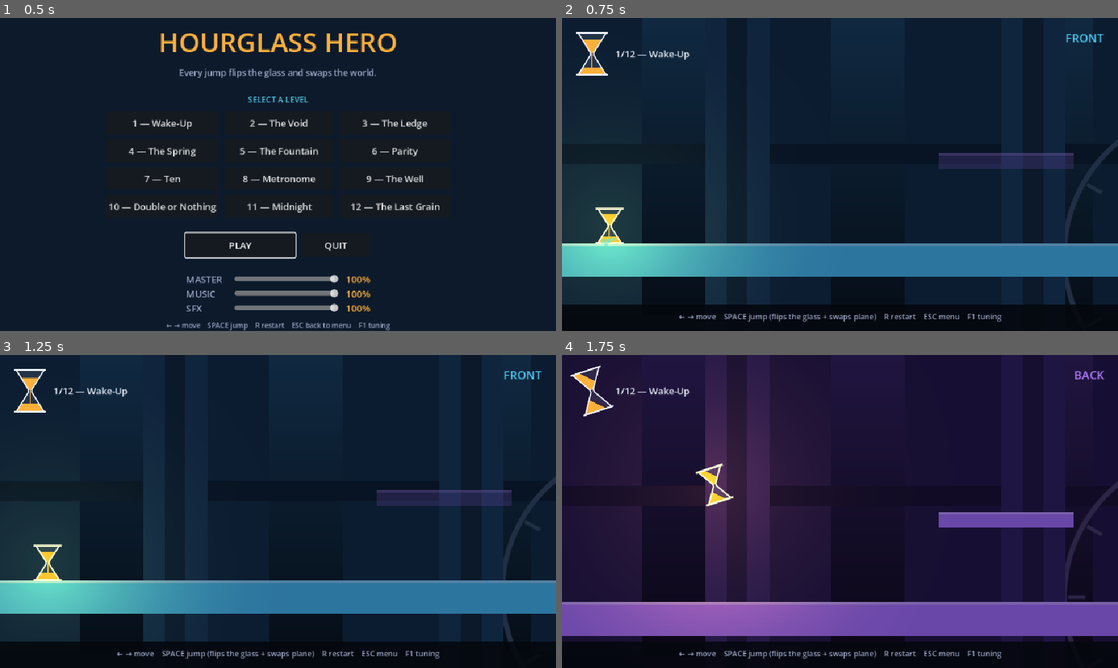
Above: before the commit, frames 1-4 (two rows, left to right).
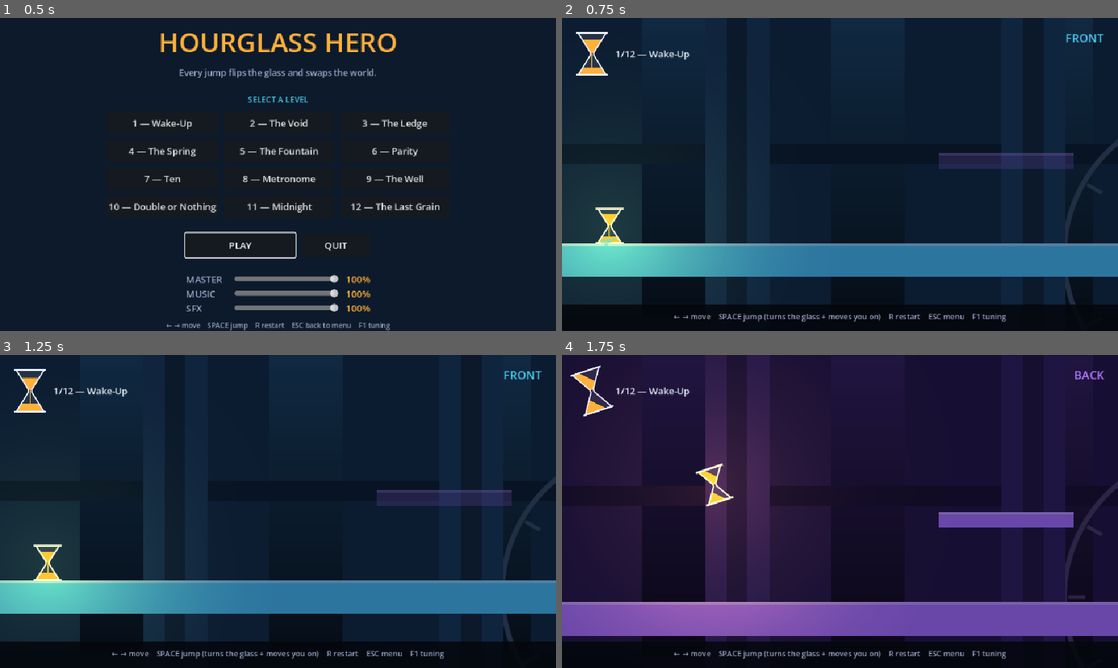
Above: after the commit, the same moments.

Repository: Athryell/GMTK-Game-Jam-2026
Game: Godot game, scene res://scenes/ui/main_menu.tscn
The game is run twice, just before and just after one commit, with the same random seed, the same clock (stepped at 60 frames per second) and the same inputs.
Inputs:
- Up to frame 1 (0.5 s): no input
- Up to frame 2 (0.75 s): click "1 — Wake-Up" at 0.5 s
- Up to frame 3 (1.25 s): no input
- Up to frame 4 (1.75 s): tap Enter at 1.25 s; hold Right (move_right) from 1.28 s (still down); hold Space (jump) from 1.28 s (still down)

Frame 1 is identical in both runs. In frame 2, 0.6% of the frame differs, in the area x 20-80%, y 94-98%; in frame 3, 0.6%; in frame 4, 0.6%.

Commit message:
feat(hourglass-hero): the sand becomes a reservoir, and a level picks its glass
Game.sand stops being state and becomes a derived read over the draining
chambers; the chambers are the state. A turn is rotate_glass(dir), which moves
every chamber's sand one slot along — at two chambers that is arithmetically
the shipped max - sand flip, which the suite now pins to the bit. Draining
moves sand into whatever sits below rather than deleting it, so a four-chamber
glass can kill you with half its sand still in it, sealed in a side chamber.

Level gains a chambers export, main.gd arms the glass from it, and the motion
turns TAU/N per jump instead of a fixed half turn. The player passes the input
held at the moment of the press rather than velocity.x — pinned against a wall
the velocity reads zero, which would take the choice of chamber away exactly
when it matters. The HUD numbers the planes past two.

Co-Authored-By: Claude <noreply@anthropic.com>

Diff:
--- a/hourglass_hero_godot/scripts/autoload/game.gd
+++ b/hourglass_hero_godot/scripts/autoload/game.gd
@@ -29,7 +29,26 @@
 ## is on, so switching the gate off works immediately.
 var levels_reached := 0
 
-var sand: float = 0.0
+## How much sand sits in each chamber, indexed by SLOT — by fixed position on
+## screen, not by which chamber it happens to be. Slot 0 is always the top one.
+var chambers := PackedFloat32Array([0.0, 0.0])
+## How many chambers this level's glass has, which is also how many planes it
+## has. Two is the hourglass the game opens with.
+var chamber_count := 2
+
+## The sand you can still spend: everything sitting in a chamber that drains.
+##
+## Derived rather than stored, which is what let the whole multi-chamber glass
+## arrive without the HUD, the light, the tremble or `danger()` changing a line.
+## At three and four chambers there is exactly one draining chamber, so this is
+## simply the top one.
+var sand: float:
+	get:
+		var total := 0.0
+		for i in ChamberLayout.uppers(chamber_count):
+			total += chambers[i]
+		return total
+
 var plane: Planes.Kind = Planes.Kind.P0
 var status: Status = Status.PLAY
 
@@ -60,10 +79,11 @@
 		pad_flash = maxf(0.0, pad_flash - delta)
 	if status != Status.PLAY:
 		return
-	# Sand drains continuously; empty means dead.
-	sand -= delta * Tuning.cfg.sand_drain_rate
+	# Sand drains continuously. Death is the DRAINING chambers running dry, not
+	# the glass: at four chambers you can die with half the sand still in it,
+	# sealed away in a side chamber you did not turn towards.
+	drain(delta * Tuning.cfg.sand_drain_rate)
 	if sand <= 0.0:
-		sand = 0.0
 		set_status(Status.DEAD)
 
 
@@ -118,7 +138,10 @@
 func start_level(index: int) -> void:
 	level_index = clampi(index, 0, level_scenes.size() - 1)
 	levels_reached = maxi(levels_reached, level_index)
-	sand = Tuning.cfg.sand_start
+	# Two chambers until the level says otherwise. `main.gd` re-arms the glass
+	# once the scene exists and can be asked; this is what a level that never
+	# does gets.
+	arm_glass(2, Tuning.cfg.sand_start)
 	flip_anim = 0.0
 	pad_flash = 0.0
 	# Off until the level says otherwise, so a level that grants it cannot leak
@@ -163,32 +186,114 @@
 
 # ----- The hourglass ---------------------------------------------------------
 
-## Flipping the hourglass: the sand that already drained (`max - sand`) becomes
-## the sand you have left. Waiting long (sand near 0) gives back nearly
-## everything; flipping early gives back nearly nothing. That is the whole
-## timing game.
-func flip_sand() -> float:
-	var cfg := Tuning.cfg
-	return clampf(cfg.sand_max - sand + cfg.sand_flip_base, 0.0, cfg.sand_max)
-
-
-## A jump: swaps the plane AND flips the hourglass.
+## The glass a level is played on: `count` chambers, `top` sand in the one on
+## top, and the rest of the glass split evenly among the others.
+##
+## The split needs no tuning. `sand_start` is half of `sand_max`, and the glass
+## holds `sand_max * count / 2`, so the remainder divides into exactly
+## `sand_start` per chamber whatever the count. A chamber at rest reads half
+## full, and the runway before the first turn is compulsory is the same on every
+## glass in the game.
+func arm_glass(count: int, top: float) -> void:
+	chamber_count = clampi(count, 2, Planes.COUNT)
+	chambers = PackedFloat32Array()
+	chambers.resize(chamber_count)
+	chambers[0] = clampf(top, 0.0, capacity())
+	var rest := (capacity() * chamber_count / 2.0 - chambers[0]) / float(chamber_count - 1)
+	for i in range(1, chamber_count):
+		chambers[i] = maxf(rest, 0.0)
+
+
+## One chamber's capacity. `sand_max` has always meant this — at two chambers all
+## of it fits into a single bulb, which is why the shipped flip could clamp to it.
+func capacity() -> float:
+	return Tuning.cfg.sand_max
+
+
+## Moves `amount` of sand out of the draining chambers and into whatever sits
+## below them. Never destroys a grain: what a chamber loses, its targets gain.
+##
+## The rate is the glass's, not a chamber's — two chambers draining at once each
+## run at half speed, so the clock does not care how the sand is arranged.
+func drain(amount: float) -> void:
+	var live: Array[int] = []
+	for i in ChamberLayout.uppers(chamber_count):
+		if chambers[i] > 0.0:
+			live.append(i)
+	if live.is_empty():
+		return
+	var each := amount / float(live.size())
+	for i in live:
+		var moved := minf(each, chambers[i])
+		chambers[i] -= moved
+		var targets := ChamberLayout.targets(chamber_count, i)
+		if targets.is_empty():
+			continue
+		var share := moved / float(targets.size())
+		for t in targets:
+			chambers[t] += share
+
+
+## One step of the glass. `dir` is +1 clockwise on screen and -1 the other way;
+## every chamber keeps its sand and moves to the next slot.
+##
+## At two chambers this IS the flip that shipped: the lower chamber always holds
+## `sand_max - top`, so the new top is `sand_max - old_top + sand_flip_base`,
+## character for character.
+func rotate_glass(dir: int) -> void:
+	var moved := PackedFloat32Array()
+	moved.resize(chamber_count)
+	for i in chamber_count:
+		moved[posmod(i + dir, chamber_count)] = chambers[i]
+	chambers = moved
+	_pay_flip_bonus()
+
+
+## The tuning panel's flip bonus, kept meaning what it means at any chamber
+## count: it tops the draining chambers up, and the glass takes the cost back out
+## of the fullest chamber that does not drain, so the total never moves.
+##
+## It is 0 in the shipped config and this whole function is inert. It is here so
+## that dragging the slider still does something sane rather than quietly
+## inventing sand.
+func _pay_flip_bonus() -> void:
+	var bonus := Tuning.cfg.sand_flip_base
+	if is_zero_approx(bonus):
+		return
+	for i in ChamberLayout.uppers(chamber_count):
+		var room := capacity() - chambers[i]
+		var added := clampf(bonus, 0.0, room)
+		chambers[i] += added
+		var payer := -1
+		for j in chamber_count:
+			if j != i and (payer < 0 or chambers[j] > chambers[payer]):
+				payer = j
+		if payer >= 0:
+			var paid := minf(added, chambers[payer])
+			chambers[payer] -= paid
+			chambers[i] -= added - paid
+
+
+## A jump: turns the glass AND moves you to the next plane.
 func jump_flip(travel_dir: float) -> void:
-	sand = flip_sand()
-	# Tumble rolls the way you travel — moving right spins clockwise, like a
-	# wheel. Keep the last direction on a straight-up jump. This has to settle
-	# before the plane moves, because `step` turns the way the glass turns.
+	# The turn rolls the way you travel — moving right spins clockwise, like a
+	# wheel. Keep the last direction on a straight-up jump.
 	if not is_zero_approx(travel_dir):
 		flip_dir = signf(travel_dir)
-	set_plane(Planes.step(plane, int(flip_dir), 2))
+	rotate_glass(int(flip_dir))
+	set_plane(Planes.step(plane, int(flip_dir), chamber_count))
 	flip_anim = Tuning.cfg.flip_duration
 	flipped.emit(false)
 
 
-## A flip-pad: flips the hourglass with NO jump and NO plane change. It is the
-## only way to refuel while staying in one plane.
+## A flip-pad: turns the glass with NO jump and NO plane change. It is the only
+## way to refuel while staying where you are.
+##
+## The plane staying put while the glass turns only reads right on a two-chamber
+## glass, where the pad simply swaps the two bulbs. No three- or four-chamber
+## level places one, and doing so is out of scope.
 func pad_flip() -> void:
-	sand = flip_sand()
+	rotate_glass(1)
 	pad_flash = Tuning.cfg.pad_flash_duration
 	flipped.emit(true)
 
--- a/hourglass_hero_godot/scripts/entities/player.gd
+++ b/hourglass_hero_godot/scripts/entities/player.gd
@@ -149,12 +149,19 @@
 		Game.kill()
 
 
+## The signature move: height, a turn of the glass, and a plane change, all off
+## one press.
+##
+## The turn follows the input HELD right now rather than `velocity.x`. They agree
+## in open ground, and they disagree in exactly the place it matters: pinned
+## against a wall your velocity is zero, and reading it would take the choice of
+## chamber away from you at the moment you most want it.
 func _jump() -> void:
 	_buffer = 0.0
 	_coyote = 0.0
 	_jumping = true
 	velocity.y = -Tuning.cfg.jump_velocity
-	Game.jump_flip(velocity.x)
+	Game.jump_flip(Input.get_axis("move_left", "move_right"))
 	Audio.sfx("jump", 0.0, 0.04)
 
 
--- a/hourglass_hero_godot/scripts/hourglass_motion.gd
+++ b/hourglass_hero_godot/scripts/hourglass_motion.gd
@@ -50,15 +50,16 @@
 		return
 	stream_phase += delta * STREAM_SPEED
 
-	# A flip is a half-turn over the animation's duration. The glass being
-	# symmetrical, it lands visually upright and the spin is constant, so it is
-	# read straight off the config rather than differenced frame to frame —
+	# A turn is one chamber over the animation's duration. The glass being
+	# regular, it lands visually upright and the spin is constant, so it is read
+	# straight off the config rather than differenced frame to frame —
 	# differencing would spike on the reset back to 0.
 	var cfg := Tuning.cfg
 	var spin := 0.0
 	if Game.flip_anim > 0.0 and cfg.flip_duration > 0.0:
-		tilt = Game.flip_dir * PI * (1.0 - Game.flip_anim / cfg.flip_duration)
-		spin = Game.flip_dir * PI / cfg.flip_duration
+		var turn := TAU / float(Game.chamber_count)
+		tilt = Game.flip_dir * turn * (1.0 - Game.flip_anim / cfg.flip_duration)
+		spin = Game.flip_dir * turn / cfg.flip_duration
 	else:
 		tilt = 0.0
 
@@ -84,14 +85,17 @@
 ## size of the array is the chamber count, so this one value tells the shape both
 ## how many chambers to draw and how much is in each.
 func chambers() -> PackedFloat32Array:
-	# Two for now; Task 6 gives Game an N-chamber reservoir.
-	var frac := clampf(Game.sand / Tuning.cfg.sand_max, 0.0, 1.0)
-	if Game.flip_anim > 0.0:
-		# Mid-tumble the neck gates the sand and each chamber keeps what it held.
-		# `Game.sand` jumped to the post-flip figure the instant the jump began,
-		# and a flip is exactly `max - sand`, so the pre-flip split is its mirror.
-		# Holding it fixed is what makes the tumble land seamlessly: at a half
-		# turn the two chambers have swapped places on screen, which is precisely
-		# when the roles below take over.
-		return PackedFloat32Array([1.0 - frac, frac])
-	return PackedFloat32Array([frac, 1.0 - frac])
+	var count := Game.chamber_count
+	var cap := maxf(Tuning.cfg.sand_max, 1.0)
+	# Mid-turn the neck gates the sand and every chamber keeps what it held.
+	# `Game.chambers` moved to the post-turn arrangement the instant the jump
+	# began, so drawing it one step BACK — inside a glass that has not finished
+	# turning — puts each chamber's sand where the chamber still is. At the end
+	# of the animation the glass snaps upright and the two agree exactly, which
+	# is what makes the landing seamless.
+	var back := -int(Game.flip_dir) if Game.flip_anim > 0.0 else 0
+	var out := PackedFloat32Array()
+	out.resize(count)
+	for i in count:
+		out[i] = clampf(Game.chambers[posmod(i + back, count)] / cap, 0.0, 1.0)
+	return out
--- a/hourglass_hero_godot/scripts/level.gd
+++ b/hourglass_hero_godot/scripts/level.gd
@@ -20,14 +20,25 @@
 @export var world_size := Vector2(960.0, 540.0): set = _set_world_size
 
 @export_group("Rules")
+## How many chambers this level's glass has — which is also how many planes the
+## level has, and how far a jump turns you: a third of a turn at three, a quarter
+## at four.
+##
+## Two is the hourglass the game is built on and what every level shipped with.
+## Raising it does not make the level faster: a chamber still opens half full
+## against the same drain, so the runway before your first jump is the same. It
+## makes the level WIDER — more places to be, and more places for sand to be
+## stranded in.
+@export_range(2, 4) var chambers := 2
 ## Sand the level starts you with, in ms. At 0 it takes `sand_start` from the
 ## tuning panel. Set it low and the level is played from the edge of death —
 ## which is the whole subject of "The Last Grain".
 @export_range(0.0, 20000.0, 100.0) var sand_start_override := 0.0
 ## Grants one extra jump in mid-air, for this level only.
 ##
-## Two flips return you to your starting plane AND, since `flip_sand()` is
-## `max - sand`, to your starting sand exactly. So a double jump is pure height
+## On a two-chamber glass, two turns return you to your starting plane AND —
+## since a turn just swaps the bulbs — to your starting sand exactly. So a
+## double jump is pure height
 ## — free while you are full, ruinous while you are empty, the exact mirror of
 ## the single jump. That asymmetry needs no tuning; it falls out of the formula.
 ##
--- a/hourglass_hero_godot/scripts/main.gd
+++ b/hourglass_hero_godot/scripts/main.gd
@@ -96,8 +96,9 @@
 ## read them from.
 func _apply_level_rules() -> void:
 	Game.double_jump = _level.double_jump
-	if _level.sand_start_override > 0.0:
-		Game.sand = minf(_level.sand_start_override, Tuning.cfg.sand_max)
+	var top := _level.sand_start_override if _level.sand_start_override > 0.0 \
+		else Tuning.cfg.sand_start
+	Game.arm_glass(_level.chambers, top)
 
 
 ## How dark the world sits before the lights are added. Tinted slightly blue
--- a/hourglass_hero_godot/scripts/ui/hud.gd
+++ b/hourglass_hero_godot/scripts/ui/hud.gd
@@ -6,6 +6,10 @@
 @export var gauge_centre := Vector2(52.0, 62.0)
 ## Drawn size of the gauge hourglass. It is the player's own glass, scaled up.
 @export var gauge_size := Vector2(48.0, 72.0)
+
+## What the two planes are called on a two-chamber level. Past two there is no
+## front and no back — the planes are a ring, so they are numbered instead.
+const PLANE_NAMES := ["FRONT", "BACK"]
 
 @onready var _level_label: Label = $LevelLabel
 @onready var _plane_label: Label = $PlaneLabel
@@ -49,8 +53,9 @@
 
 
 func _on_plane_changed(plane: Planes.Kind) -> void:
-	var front := plane == Planes.Kind.P0
-	_plane_label.text = "FRONT" if front else "BACK"
+	var index := clampi(int(plane), 0, Planes.COUNT - 1)
+	_plane_label.text = PLANE_NAMES[index] if Game.chamber_count == 2 \
+		else "PLANE %d/%d" % [index + 1, Game.chamber_count]
 	_plane_label.modulate = Palette.solid(plane, plane)
 
 
@@ -58,7 +63,7 @@
 	match status:
 		Game.Status.PLAY:
 			_overlay.text = ""
-			_hint.text = "← → move    SPACE jump (flips the glass + swaps plane)    R restart    ESC menu    F1 tuning"
+			_hint.text = "← → move    SPACE jump (turns the glass + moves you on)    R restart    ESC menu    F1 tuning"
 		# Nothing for either. Both of these move on by themselves within a second,
 		# and the game has already said which one happened — the glass shatters,
 		# or the door takes you. A banner over the top of that is a word for
--- a/hourglass_hero_godot/tests/sand_test.gd
+++ b/hourglass_hero_godot/tests/sand_test.gd
@@ -94,34 +94,116 @@
 	_check("the tumble lands with no jump in the sand", drift < 0.01,
 		"sand moves %.4f px across the reset" % drift)
 
-	# --- Flipping is an involution -------------------------------------------
-	# `sand_flip_base` is 0, so `flip_sand()` is exactly `max - sand` and two
-	# flips must land on the number you started from — bit for bit, not roughly.
+	# --- The reservoir --------------------------------------------------------
+	var cfg := Tuning.cfg
+
+	# Capacity scales with the chamber count: `sand_max` is ONE chamber's
+	# capacity, which is already what it means today — all 6000 of the sand fits
+	# into a single bulb, which is why the old flip could clamp to it.
+	for count in [2, 3, 4]:
+		Game.arm_glass(count, cfg.sand_start)
+		_check("N=%d: the glass holds sand_max * N / 2" % count,
+			absf(_total(Game.chambers) - cfg.sand_max * count / 2.0) < 0.0001,
+			"holds %.0f, wanted %.0f" % [_total(Game.chambers), cfg.sand_max * count / 2.0])
+
+		# Pacing is uniform: the top always opens at `sand_start` against the same
+		# drain, so every glass gives the same runway before the first turn is
+		# compulsory. More chambers makes the game wider, never faster.
+		var even := true
+		for v in Game.chambers:
+			even = even and absf(v - cfg.sand_start) < 0.0001
+		_check("N=%d: every chamber opens at sand_start" % count, even,
+			"opened %s" % [Game.chambers])
+
+	# Nothing is destroyed, only stranded. Drain and turn as much as you like and
+	# the glass still holds what it started with.
+	for count in [2, 3, 4]:
+		Game.arm_glass(count, cfg.sand_start)
+		var before := _total(Game.chambers)
+		for i in 20:
+			Game.drain(cfg.sand_drain_rate * 0.05)
+			Game.rotate_glass(1 if i % 3 == 0 else -1)
+		_check("N=%d: sand is conserved across drains and turns" % count,
+			absf(_total(Game.chambers) - before) < 0.01,
+			"%.4f → %.4f" % [before, _total(Game.chambers)])
+
+	# --- Two chambers reproduce the shipped flip, exactly ---------------------
+	# `sand_flip_base` is 0, so a turn is `max - sand` and two turns must land on
+	# the number you started from — bit for bit, not roughly.
 	#
 	# This is the single most load-bearing fact in the game. The double jump is
-	# two flips, so it is sand-neutral by arithmetic rather than by tuning: free
+	# two turns, so it is sand-neutral by arithmetic rather than by tuning: free
 	# while you are full, ruinous while you are empty. Give `sand_flip_base` a
 	# non-zero value and the identity breaks, the air jump silently becomes a
 	# refuel or a leak, and "Double or Nothing" stops teaching what it teaches.
-	var cfg := Tuning.cfg
 	var worst_drift := 0.0
 	var worst_from := 0.0
+	var worst_flip := 0.0
 	for step in 41:
 		var start: float = cfg.sand_max * step / 40.0 # includes both 0 and max
-		Game.sand = start
-		Game.sand = Game.flip_sand()
-		Game.sand = Game.flip_sand()
+		Game.arm_glass(2, start)
+		# One turn must give back exactly what the old `max - sand` gave back.
+		Game.rotate_glass(1)
+		worst_flip = maxf(worst_flip,
+			absf(Game.sand - clampf(cfg.sand_max - start + cfg.sand_flip_base, 0.0, cfg.sand_max)))
+		Game.rotate_glass(1)
 		if absf(Game.sand - start) > worst_drift:
 			worst_drift = absf(Game.sand - start)
 			worst_from = start
-	_check("flipping twice returns the sand exactly", worst_drift < 0.0001,
+	_check("N=2: one turn is the shipped flip_sand(), to the bit", worst_flip < 0.0001,
+		"off by %.6f" % worst_flip)
+	_check("N=2: turning twice returns the sand exactly", worst_drift < 0.0001,
 		"off by %.6f starting from %.0f — check sand_flip_base" % [worst_drift, worst_from])
 
-	Game.sand = 0.0
-	_check("flipping on empty gives back a full glass",
-		absf(Game.flip_sand() - cfg.sand_max) < 0.0001)
-	Game.sand = cfg.sand_max
-	_check("flipping on full gives back nothing", Game.flip_sand() < 0.0001)
+	Game.arm_glass(2, 0.0)
+	Game.rotate_glass(1)
+	_check("N=2: turning on empty gives back a full glass",
+		absf(Game.sand - cfg.sand_max) < 0.0001, "got %.4f" % Game.sand)
+	Game.arm_glass(2, cfg.sand_max)
+	Game.rotate_glass(1)
+	_check("N=2: turning on full gives back nothing", Game.sand < 0.0001,
+		"got %.4f" % Game.sand)
+
+	# --- The sand you can spend is the sand up top ---------------------------
+	# At three and four chambers there is exactly one draining chamber, so
+	# `danger()`, the HUD, the player's light and the sweat all keep reading one
+	# number and none of them had to learn anything.
+	Game.arm_glass(4, 2400.0)
+	_check("N=4: `sand` is the top chamber, not the whole glass",
+		absf(Game.sand - 2400.0) < 0.0001, "got %.4f" % Game.sand)
+
+	# What leaves the top arrives below it. At three chambers it arrives split in
+	# two, which is why a turn can never hand back more than half of what you
+	# spent — the whole lesson of the trefoil level.
+	Game.arm_glass(3, 3000.0)
+	Game.drain(600.0)
+	_check("N=3: the fall splits half and half",
+		absf(Game.chambers[1] - Game.chambers[2]) < 0.0001
+			and absf(Game.chambers[1] - 3300.0) < 0.0001,
+		"chambers %s" % [Game.chambers])
+
+	# At four chambers it arrives whole — but in the chamber two turns away.
+	Game.arm_glass(4, 3000.0)
+	Game.drain(600.0)
+	_check("N=4: the fall arrives whole, in the bottom chamber",
+		absf(Game.chambers[2] - 3600.0) < 0.0001
+			and absf(Game.chambers[1] - 3000.0) < 0.0001
+			and absf(Game.chambers[3] - 3000.0) < 0.0001,
+		"chambers %s" % [Game.chambers])
+
+	# And the sealed chambers are sealed: a glass whose top is empty is dead even
+	# with sand still in it, which is what makes hesitation cost something.
+	Game.arm_glass(4, 100.0)
+	var sealed_before := Game.chambers[2]
+	Game.drain(500.0)
+	_check("N=4: draining a chamber dry stops there", Game.sand < 0.0001,
+		"top holds %.4f" % Game.sand)
+	# Only the 100 that was up there moved. Written as a gain rather than as a
+	# figure, because what the sealed chambers hold depends on how much the level
+	# put on top — `arm_glass` keeps the glass's total fixed and splits the rest.
+	_check("N=4: and the sand it lost is in the bottom, not gone",
+		absf(Game.chambers[2] - sealed_before - 100.0) < 0.0001,
+		"chambers %s" % [Game.chambers])
 
 	# --- The two-bulb glass is the N-chamber formula at N=2 --------------------
 	# Not "close enough": the twelve shipped levels must not move by a pixel, and
@@ -322,6 +404,13 @@
 	return true
 
 
+func _total(cells: PackedFloat32Array) -> float:
+	var out := 0.0
+	for v in cells:
+		out += v
+	return out
+
+
 func _check(name: String, passed: bool, detail := "") -> void:
 	if passed:
 		print("  ok   ", name)
--- a/hourglass_hero_godot/tests/smoke_test.gd
+++ b/hourglass_hero_godot/tests/smoke_test.gd
@@ -120,10 +120,12 @@
 			double_jump_levels.append(i)
 		_check("level %d (%s) grants exactly the rules it declares" % [i + 1, _level_name()],
 			Game.double_jump == level.double_jump
+				and Game.chamber_count == level.chambers
 				and (level.sand_start_override <= 0.0
 					or is_equal_approx(Game.sand, level.sand_start_override)),
-			"double_jump=%s sand=%.0f (override %.0f)"
-				% [Game.double_jump, Game.sand, level.sand_start_override])
+			"double_jump=%s chambers=%d/%d sand=%.0f (override %.0f)"
+				% [Game.double_jump, Game.chamber_count, level.chambers, Game.sand,
+					level.sand_start_override])
 
 		var budget := level.sand_start_override if level.sand_start_override > 0.0 \
 			else Tuning.cfg.sand_start
@@ -148,6 +150,39 @@
 	Game.set_plane(Planes.Kind.P1)
 	_check("spikes go inert in the other plane", not spikes.monitoring)
 	spikes.queue_free()
+
+	# --- The glass turns as far as its chamber count says --------------------
+	# A jump moves you exactly one plane on, whatever the glass is. At two
+	# chambers that is the flip the game shipped with; at four it is a quarter
+	# turn, and it takes four of them to get back where you started.
+	for count in [2, 3, 4]:
+		Game.arm_glass(count, Tuning.cfg.sand_start)
+		Game.set_plane(Planes.Kind.P0)
+		var walked := true
+		for turn in count:
+			Game.jump_flip(1.0)
+			var wanted: int = posmod(turn + 1, count)
+			walked = walked and int(Game.plane) == wanted
+		_check("N=%d: turning one way walks the planes in order" % count, walked,
+			"landed on %d" % int(Game.plane))
+		_check("N=%d: a full lap comes home" % count, int(Game.plane) == 0)
+
+	# --- Which way you turn ---------------------------------------------------
+	# The input HELD at the moment of the jump decides, not the speed you happen
+	# to be carrying. Pinned against a wall your velocity reads zero, and on a
+	# four-chamber glass that is the difference between reaching a chamber and
+	# stranding it for good.
+	Game.arm_glass(4, Tuning.cfg.sand_start)
+	Game.set_plane(Planes.Kind.P0)
+	Game.jump_flip(1.0)
+	_check("holding right turns the glass clockwise", int(Game.plane) == 1,
+		"landed on %d" % int(Game.plane))
+	Game.jump_flip(-1.0)
+	_check("holding left turns it back", int(Game.plane) == 0,
+		"landed on %d" % int(Game.plane))
+	Game.jump_flip(0.0)
+	_check("a jump with nothing held keeps the last direction", int(Game.plane) == 3,
+		"landed on %d" % int(Game.plane))
 
 	_finish()
 
